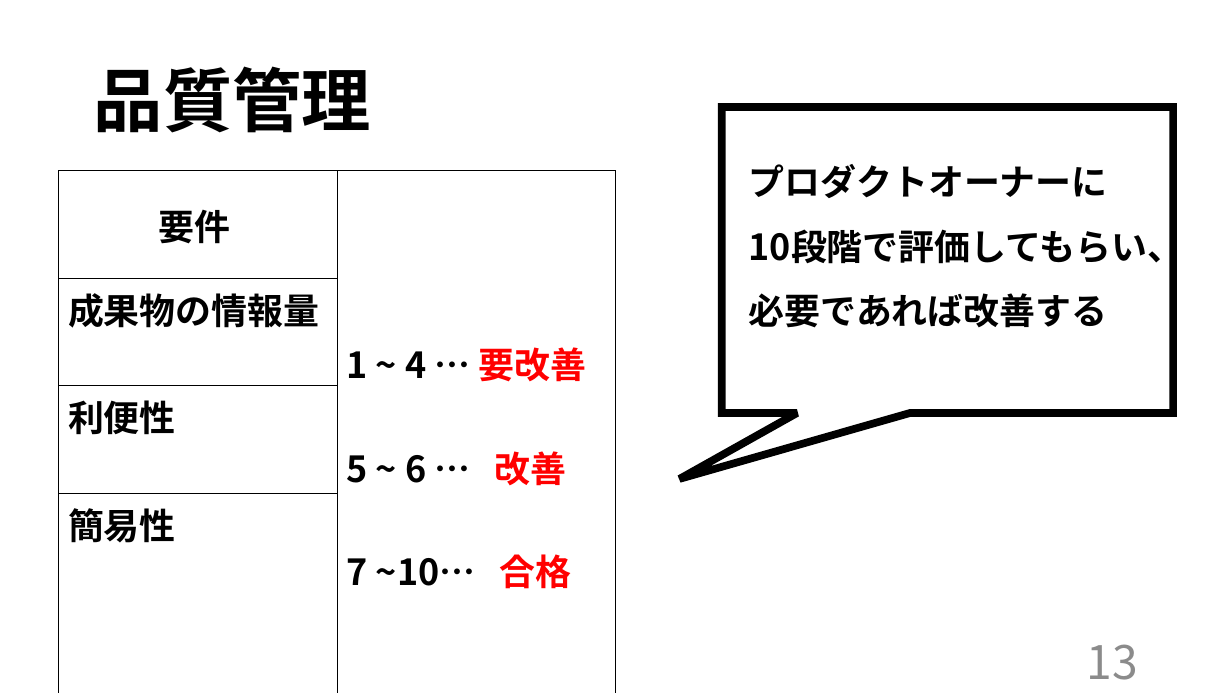
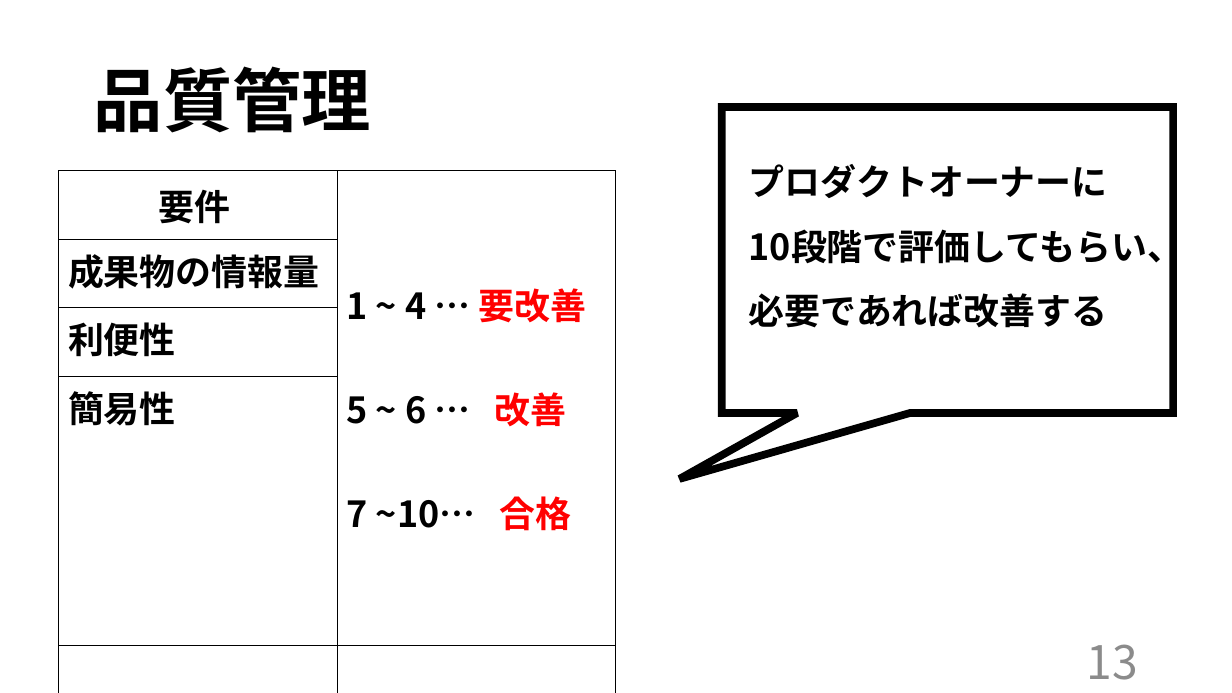
Before and after one commit to kazukiyoshida96/PM-, a slide deck: slide 13 of 最終.pptx. Drawn at 1232x693 pixels with LibreOffice and Linux fonts; fonts in the diff are those of the drawing. Boxes give left, top, right and bottom in pixels: in the first picture for what was removed or moved away, otherwise in the second. Text is boxed around its words. In the diff, an @@ line names an element or a change of style, - is before the commit and + after.

```diff
--- a/最終.pptx
+++ b/最終.pptx
@@ table at (59, 171, 616, 582) @@
+row 5:  | 
+row 6:  | 
```
Also in this commit, not shown: 3 other slides changed, 3 other files.
